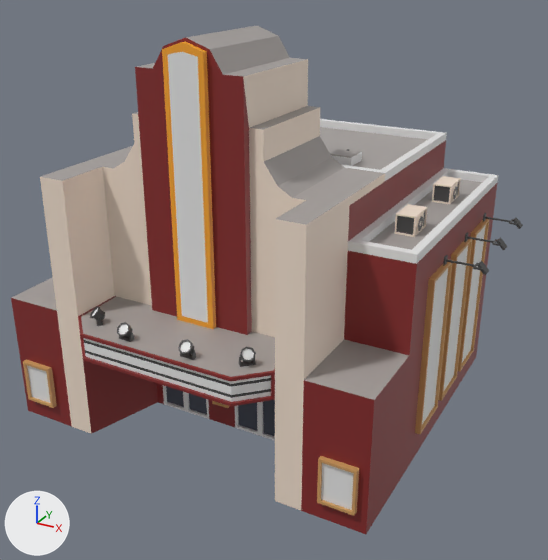
The FBX model Assets/polyperfect/Low Poly Ultimate Pack/M/- Meshes_M/Buildings_M/building-cinema.fbx as it was, and as the next commit left it.
One viewpoint serves both versions: a 50 mm lens placed at (13.8, -23.9, 17.1), pointed at (0.9, -0.5, 5.3). Arrows for +X, +Y and +Z are at lower left; the lights stay in place. Where no turn or scale is listed for an object, it has been applied to the vertices.

In view in the first picture: 'building-cinema'.
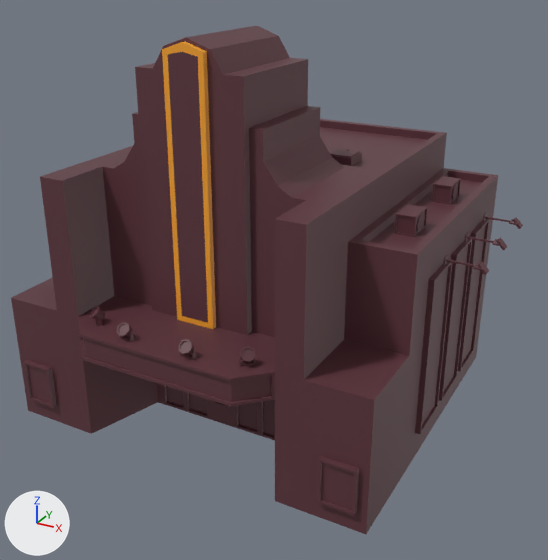
The change, as a diff of the scene's bpy script:
```diff
--- a/Assets/polyperfect/Low Poly Ultimate Pack/M/- Meshes_M/Buildings_M/building-cinema.fbx.py
+++ b/Assets/polyperfect/Low Poly Ultimate Pack/M/- Meshes_M/Buildings_M/building-cinema.fbx.py
@@ img_color_atlas_emission_png @@
+img_color_atlas_emission_png = load_image('color-atlas-emission.png', '../../../- Textures/color-atlas-emission.png', 1024, 1024, 'sRGB')
@@ mat_17_grey_darkest @@
 mat_17_grey_darkest = principled_material('17 GREY-DARKEST')
-mat_17_grey_darkest.base_color = (0.0642, 0.0642, 0.0642)  # dark grey #484848
+mat_17_grey_darkest.base_color = (0.112, 0.0369, 0.0482)  # brown #5e363e
@@ mat_64_glass @@
 n0 = _N.new('ShaderNodeBsdfPrincipled'); n0.name = 'Principled BSDF'
-n0.inputs[0].default_value = (0.0586, 0.0689, 0.0981, 1.0)  # 'Base Color', dark blue #444a58
+n0.inputs[0].default_value = (0.112, 0.0369, 0.0482, 1.0)  # 'Base Color', brown #5e363e
+n0.inputs[2].default_value = 0.168  # 'Roughness'
+n0.inputs[28].default_value = 2.0  # 'Emission Strength'
 n1 = _N.new('ShaderNodeOutputMaterial'); n1.name = 'Material Output'
+n2 = _N.new('ShaderNodeTexImage'); n2.name = 'Image Texture'
+n2.image = img_color_atlas_emission_png
 _L.new(n0.outputs[0], n1.inputs[0])  # 'BSDF' to 'Surface'
+_L.new(n2.outputs[0], n0.inputs[27])  # 'Color' to 'Emission Color'
@@ mat_21_grey_light @@
 mat_21_grey_light = principled_material('21 GREY LIGHT')
-mat_21_grey_light.base_color = (0.386, 0.356, 0.342)  # grey #a7a19e
+mat_21_grey_light.base_color = (0.112, 0.0369, 0.0482)  # brown #5e363e
@@ mat_58_white @@
 mat_58_white = principled_material('58 WHITE')
-mat_58_white.base_color = (0.8, 0.8, 0.8)  # white #e7e7e7
+mat_58_white.base_color = (0.112, 0.0369, 0.0482)  # brown #5e363e
@@ mat_15_brown_white @@
 mat_15_brown_white = principled_material('15 BROWN-WHITE')
-mat_15_brown_white.base_color = (0.888, 0.745, 0.624)  # white #f2e0cf
+mat_15_brown_white.base_color = (0.112, 0.0369, 0.0482)  # brown #5e363e
@@ mat_25_red_darkest @@
 mat_25_red_darkest = principled_material('25 RED-DARKEST')
-mat_25_red_darkest.base_color = (0.235, 0.0222, 0.0222)  # red #852929
+mat_25_red_darkest.base_color = (0.112, 0.0369, 0.0482)  # brown #5e363e
@@ mat_13_brown_light @@
 mat_13_brown_light = principled_material('13 BROWN-LIGHT')
-mat_13_brown_light.base_color = (0.61, 0.328, 0.117)  # orange #cd9b60
+mat_13_brown_light.base_color = (0.112, 0.0369, 0.0482)  # brown #5e363e
@@ me_building_cinema @@
 # used by ob_building_cinema; location = (0.0, 0.0, 0.0)
-me_building_cinema.from_pydata(...)  # 1275 vertices, 1188 faces; spans x -9.0..9.0, y -7.0..7.0, z 0.0..14.6
+me_building_cinema.from_pydata(...)  # 1275 vertices, 1187 faces; spans x -9.0..9.0, y -7.0..7.0, z 0.0..14.6
+# me_building_cinema part 1: 1185 kept faces spanning x -9.0..9.0, y -7.0..7.0, z 0.0..14.6 get new texture (UV) coordinates
+# me_building_cinema part 2: 4 faces spanning x -2.5..2.5, y -4.3..0.0, z 11.0..13.6 switch from mat_15_brown_white (white #f2e0cf) to mat_21_grey_light (brown #5e363e)
 me_building_cinema.materials.append(mat_17_grey_darkest)
```

Location of each change, [x1, y1, x2, y2] in pixels of the pictures (548 x 560 px):
'building-cinema', recoloured, surface changed: [11, 26, 523, 534] in both
part 1 of me_building_cinema, surface changed: [11, 26, 523, 534] in both
part 2 of me_building_cinema, recoloured (grey to brown): [243, 59, 320, 162] in both
